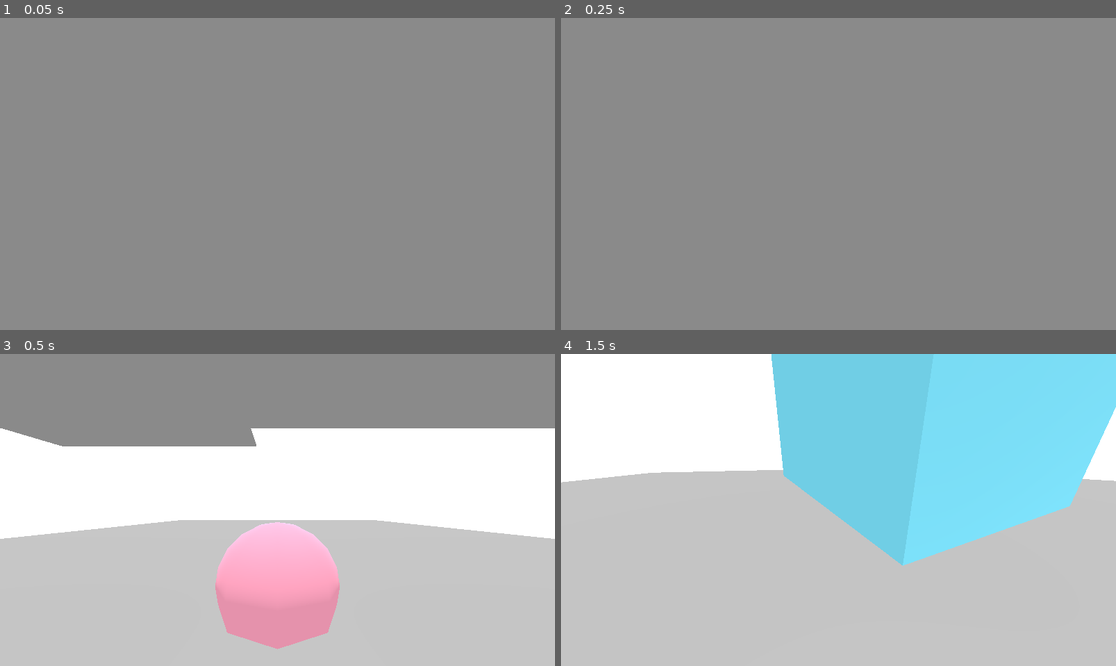
Above: before the commit, frames 1-4 (two rows, left to right).
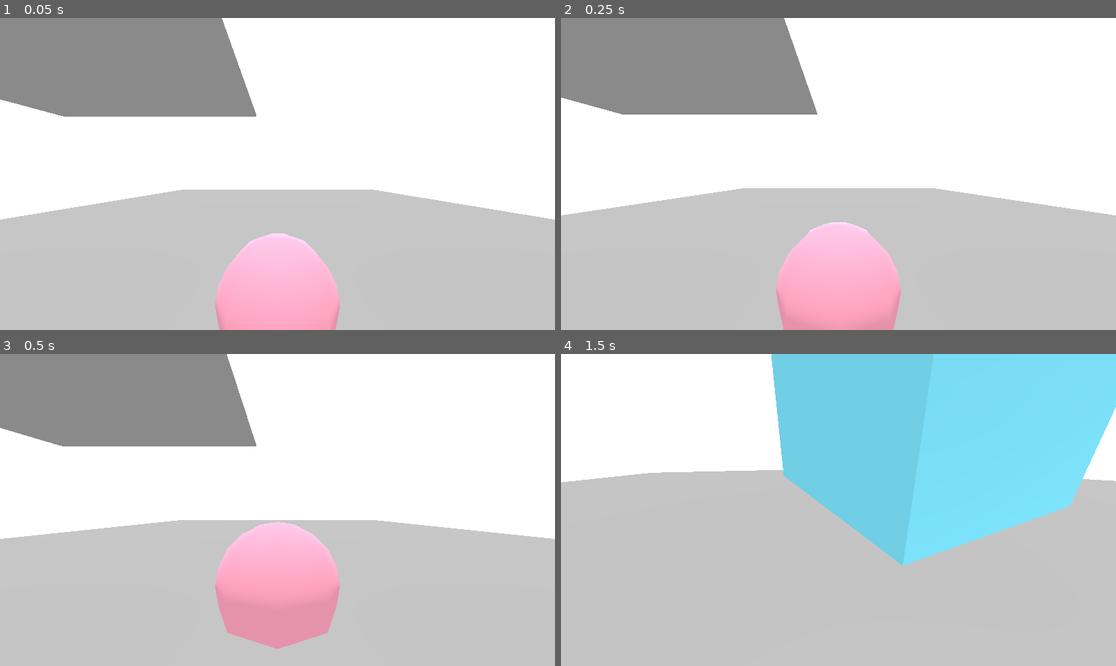
Above: after the commit, the same moments.

Repository: kennethbchen/Memory-Mall-Game
Game: Godot game, scene res://game.tscn
Same seed, same stepped clock (60 frames per second), same inputs: the game is played once before the commit and once after it.
Inputs (mouse positions are in pixels of both pictures, inside the frame that each line leads up to):
- Up to frame 1 (0.05 s): no input
- Up to frame 2 (0.25 s): no input
- Up to frame 3 (0.5 s): no input
- Up to frame 4 (1.5 s): move the mouse to (960, 494) at 0.52 s; press the mouse at (960, 494) at 0.53 s; hold D (game_right) 0.53-1.28 s; move the mouse to (810, 510) at 1.27 s; release the mouse at (810, 510) at 1.28 s; hold W (game_forward) from 1.28 s (still down); click (810, 510) at 1.35 s

The runs differ from the first frame. In frame 1, 87% of the frame differs, in the area x 0-100%, y 0-100%; in frame 2, 87%; in frame 3, 14%; in frame 4, nothing differs.

Commit message:
Removed shaders :(

Diff:
--- a/edge_detect.gdshader
+++ /dev/null
@@ -1,110 +0,0 @@
-shader_type spatial;
-render_mode unshaded;
-
-// Combines the depth and normal edge detecting approaches from:
-// https://godotshaders.com/shader/depth-based-edge-detection-with-sobel-operator-screenspace/
-// https://godotshaders.com/shader/normal-based-edge-detection-with-sobel-operator-screenspace/
-
-// Then, applies turbulent displace effect to the edges from:
-// https://www.shadertoy.com/view/MscSzf
-
-uniform sampler2D SCREEN_TEXTURE: hint_screen_texture, filter_linear_mipmap;
-uniform sampler2D NORMAL_TEXTURE : hint_normal_roughness_texture, filter_linear_mipmap;
-uniform sampler2D DEPTH_TEXTURE: hint_depth_texture, filter_linear_mipmap;
-
-group_uniforms edge_detection;
-
-uniform float normal_threshold = 0.5;
-uniform float depth_threshold = 3;
-
-uniform vec3 line_color: source_color = vec3(0.0);
-
-const mat3 sobel_y = mat3(
-	vec3(1.0, 0.0, -1.0),
-	vec3(2.0, 0.0, -2.0),
-	vec3(1.0, 0.0, -1.0)
-);
-
-const mat3 sobel_x = mat3(
-	vec3(1.0, 2.0, 1.0),
-	vec3(0.0, 0.0, 0.0),
-	vec3(-1.0, -2.0, -1.0)
-);
-
-group_uniforms turbulent_displace;
-
-uniform sampler2D NOISE_PATTERN;
-
-uniform float noise_amount = 0.005;
-uniform float error_range = 0.001;
-uniform float error_period = 0.1;
-
-float linearize_depth(vec2 uv_coord, mat4 proj_matrix){
-	float depth = texture(DEPTH_TEXTURE, uv_coord).x;
-	vec3 ndc = vec3(uv_coord, depth) * 2.0 - 1.0;
-	vec4 view = proj_matrix * vec4(ndc, 1.0);
-	view.xyz /= view.w;
-	float linear_depth = -view.z;
-	return linear_depth;
-}
-
-float sobel(mat3 surrounding) {
-
-	float edge_x = dot(sobel_x[0], surrounding[0]) + dot(sobel_x[1], surrounding[1]) + dot(sobel_x[2], surrounding[2]);
-	float edge_y = dot(sobel_y[0], surrounding[0]) + dot(sobel_y[1], surrounding[1]) + dot(sobel_y[2], surrounding[2]);
-
-	float edge = sqrt(pow(edge_x, 2.0)+pow(edge_y, 2.0));
-
-	return edge;
-}
-
-void vertex(){
-	POSITION = vec4(VERTEX, 1.0);
-}
-
-void fragment() {
-	vec2 uv = SCREEN_UV;
-
-	// Turbulent Displace
-	float noise = texture(NOISE_PATTERN, uv).r * noise_amount;
-	uv = uv + vec2(error_range * sin(error_period * uv.y) + noise, error_range * sin(error_period * uv.x) + noise);
-
-
-	vec3 normal = texture(NORMAL_TEXTURE, uv).rgb;
-	normal = normal * 2.0 - 1.0;
-
-	vec4 screen_color = texture(SCREEN_TEXTURE, uv);
-
-
-
-	vec2 offset = 1.0 / VIEWPORT_SIZE;
-
-	// First 3 values are x,y,z normals. Last value is depth
-	vec4 c = vec4(normal, linearize_depth(uv, INV_PROJECTION_MATRIX));
-	vec4 n = vec4(texture(NORMAL_TEXTURE, uv + vec2(0.0, -offset.y)).rgb, linearize_depth(uv + vec2(0.0, -offset.y), INV_PROJECTION_MATRIX));
-	vec4 s = vec4(texture(NORMAL_TEXTURE, uv + vec2(0.0, offset.y)).rgb, linearize_depth(uv + vec2(0.0, offset.y), INV_PROJECTION_MATRIX));
-	vec4 e = vec4(texture(NORMAL_TEXTURE, uv + vec2(offset.x, 0.0)).rgb, linearize_depth(uv + vec2(offset.x, 0.0), INV_PROJECTION_MATRIX));
-	vec4 w = vec4(texture(NORMAL_TEXTURE, uv + vec2(-offset.x, 0.0)).rgb, linearize_depth(uv + vec2(-offset.x, 0.0), INV_PROJECTION_MATRIX));
-	vec4 nw = vec4(texture(NORMAL_TEXTURE, uv + vec2(-offset.x, -offset.y)).rgb, linearize_depth(uv + vec2(-offset.x, -offset.y), INV_PROJECTION_MATRIX));
-	vec4 ne = vec4(texture(NORMAL_TEXTURE, uv + vec2(offset.x, -offset.y)).rgb, linearize_depth(uv + vec2(offset.x, -offset.y), INV_PROJECTION_MATRIX));
-	vec4 sw = vec4(texture(NORMAL_TEXTURE, uv + vec2(-offset.x, offset.y)).rgb, linearize_depth(uv + vec2(-offset.x, offset.y), INV_PROJECTION_MATRIX));
-	vec4 se = vec4(texture(NORMAL_TEXTURE, uv + vec2(offset.x, offset.y)).rgb, linearize_depth(uv + vec2(offset.x, offset.y), INV_PROJECTION_MATRIX));
-
-	mat3 surrounding_depths = mat3(
-		vec3(nw.w, n.w, ne.w),
-		vec3(w.w,  c.w, e.w),
-		vec3(sw.w, s.w, se.w)
-	);
-
-	mat3 surrounding_normals = mat3(
-		vec3(length(nw.rgb-normal), length(n.rgb-normal), length(ne.rgb-normal)),
-		vec3(length(w.rgb-normal), length(normal.rgb-normal), length(e.rgb-normal)),
-		vec3(length(sw.rgb-normal), length(s.rgb-normal), length(se.rgb-normal))
-	);
-
-	if (sobel(surrounding_normals) > normal_threshold || sobel(surrounding_depths) > depth_threshold) {
-		ALBEDO = line_color;
-	} else {
-		ALBEDO = screen_color.rgb;
-	}
-}
--- a/edge_detect_material.tres
+++ /dev/null
@@ -1,7 +0,0 @@
-[gd_resource type="ShaderMaterial" load_steps=2 format=3 uid="uid://c570223gepdw3"]
-
-[ext_resource type="Shader" path="res://edge_detect.gdshader" id="1_g0702"]
-
-[resource]
-render_priority = 0
-shader = ExtResource("1_g0702")
--- a/game.tscn
+++ b/game.tscn
@@ -1,14 +1,8 @@
-[gd_scene load_steps=12 format=3 uid="uid://xdyu47f6bedw"]
+[gd_scene load_steps=10 format=3 uid="uid://xdyu47f6bedw"]
 
 [ext_resource type="Script" path="res://scripts/orbit_camera_controller.gd" id="1_20s52"]
 [ext_resource type="Script" path="res://scripts/debug_commands.gd" id="1_ql8j7"]
 [ext_resource type="Script" path="res://scripts/player.gd" id="3_lntuk"]
-[ext_resource type="Material" uid="uid://c570223gepdw3" path="res://edge_detect_material.tres" id="4_8b2bj"]
-
-[sub_resource type="BoxMesh" id="BoxMesh_11nbj"]
-material = ExtResource("4_8b2bj")
-flip_faces = true
-size = Vector3(2, 2, 1)
 
 [sub_resource type="ProceduralSkyMaterial" id="ProceduralSkyMaterial_xiae6"]
 
@@ -31,12 +25,6 @@
 [node name="Game" type="Node3D"]
 
 [node name="Env" type="Node" parent="."]
-
-[node name="EdgeDetectorEffect" type="MeshInstance3D" parent="Env"]
-transform = Transform3D(1, 0, 0, 0, 1, 0, 0, 0, 1, 0, 3.41825, 0)
-extra_cull_margin = 16384.0
-mesh = SubResource("BoxMesh_11nbj")
-skeleton = NodePath("../..")
 
 [node name="WorldEnvironment" type="WorldEnvironment" parent="Env"]
 environment = SubResource("Environment_4xc2f")
